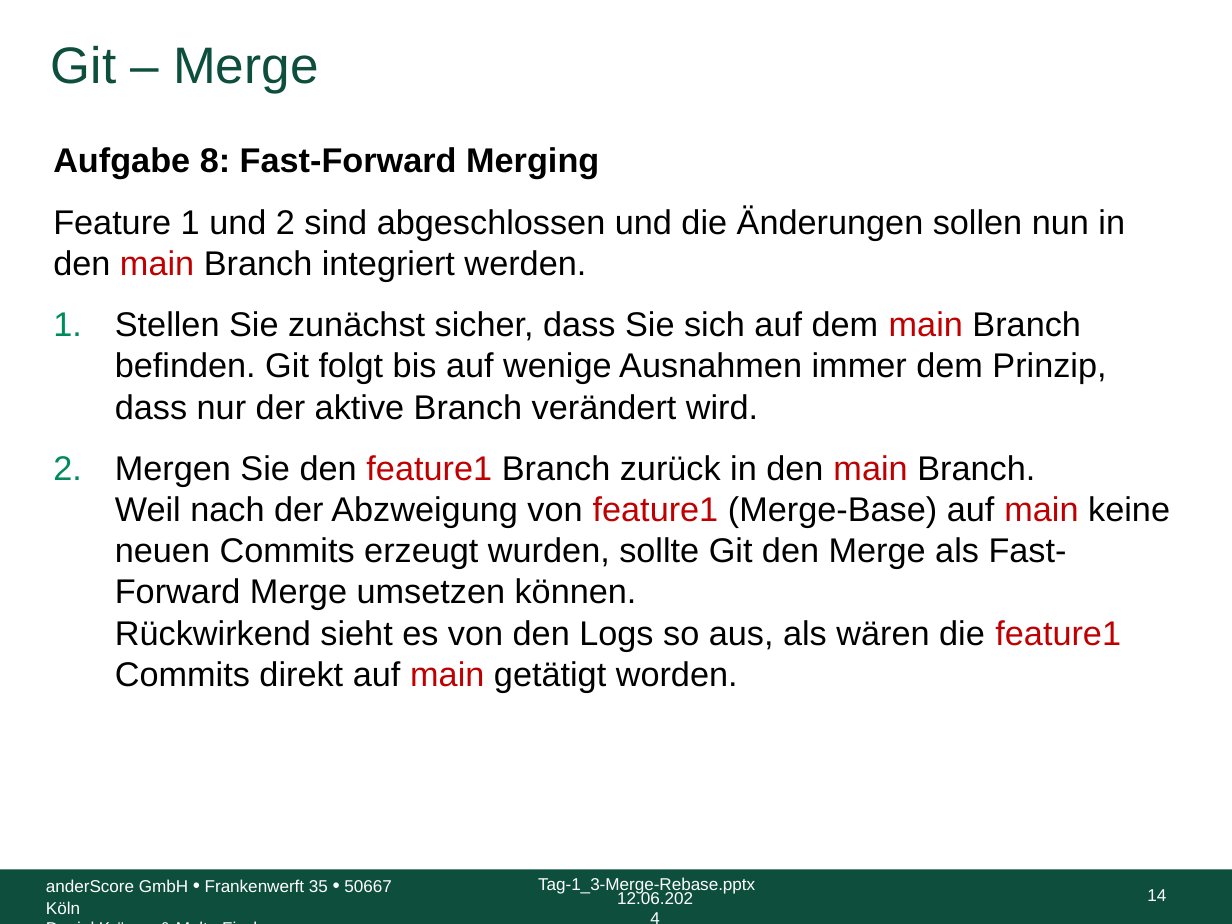
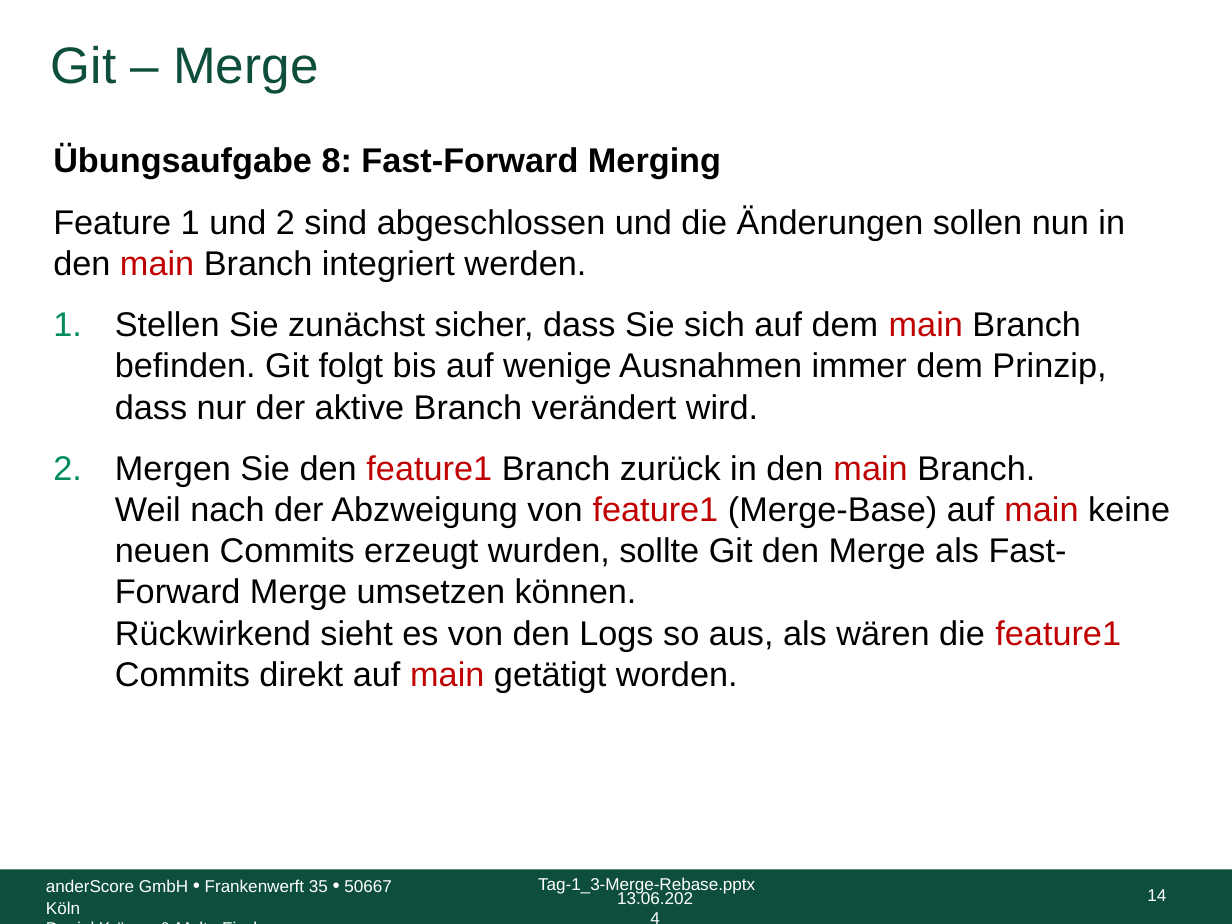
Before and after one commit to anderscore-gmbh/gitlab, a slide deck: slide 14 of slides/Tag-1_3-Merge-Rebase.pptx. Drawn at 1232x924 pixels with LibreOffice and Linux fonts; fonts in the diff are those of the drawing; background and template pictures are left out. Boxes give left, top, right and bottom in pixels: in the first picture for what was removed or moved away, otherwise in the second. Text is boxed around its words. In the diff, an @@ line names an element or a change of style, - is before the commit and + after.

```diff
--- a/slides/Tag-1_3-Merge-Rebase.pptx
+++ b/slides/Tag-1_3-Merge-Rebase.pptx
@@ text at [53, 145, 721, 179]: text changed @@
-Aufgabe 8: Fast-Forward Merging
+Übungsaufgabe 8: Fast-Forward Merging
@@ text at [617, 890, 693, 904]: text changed @@
-12.06.2024
+13.06.2024
```
Also in this commit, not shown: 117 other slides changed, 1 other file.
